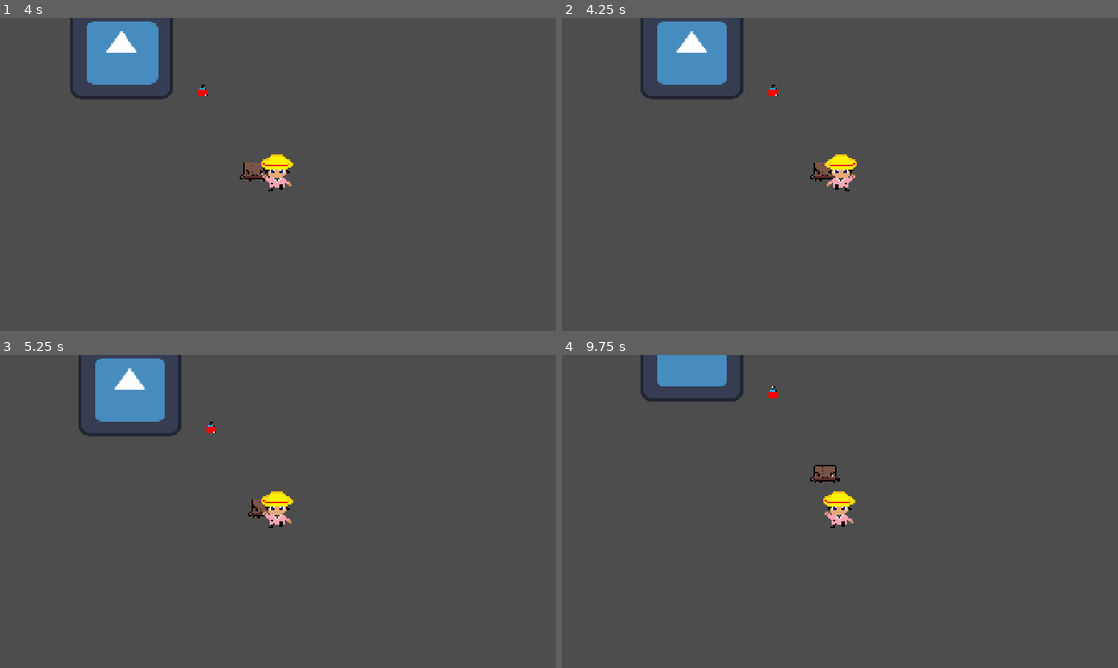
Above: before the commit, frames 1-4 (two rows, left to right).
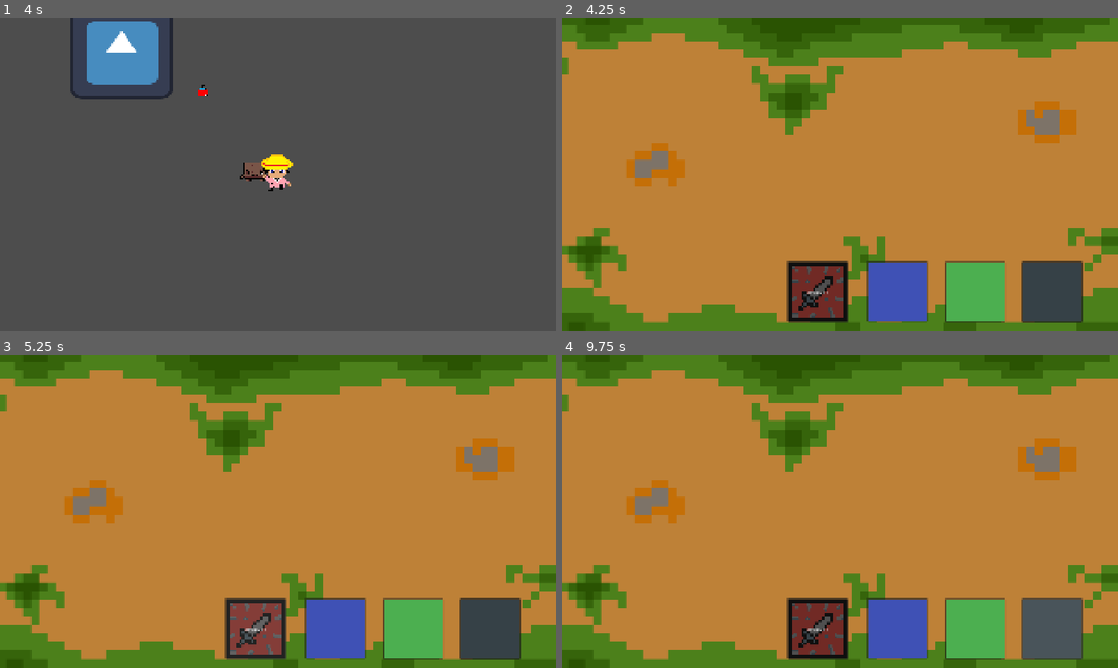
Above: after the commit, the same moments.

Repository: Poridaby/Pori-The-Game
Game: Godot game, scene res://scenes/décor_explo/Inser_ellenon.tscn
Two runs of this game, one before a commit and one after it. Both use one fixed random seed, a clock stepped at 60 frames per second and the inputs below. The engine's default icon, where the game draws it, is replaced by a stand-in: a white triangle on a blue panel in a dark square.
Inputs (mouse positions are in pixels of both pictures, inside the frame that each line leads up to):
- Up to frame 1 (4 s): tap Enter at 0.5 s; hold D (move_right) 0.53-1.28 s; tap Space (interact) every 0.75 s from 0.6 to 3.6 s; hold S (move_down) 1.28-2.03 s; hold D (move_right) 2.03-2.78 s; hold W (move_up) 2.78-3.53 s; hold A (move_left) from 3.53 s (still down)
- Up to frame 2 (4.25 s): keep holding A (move_left); tap T (debug) at 4.15 s
- Up to frame 3 (5.25 s): tap Space (interact) at 4.35 s; release A (move_left) at 5 s; click (255, 627) at 5.02 s
- Up to frame 4 (9.75 s): click (895, 627) at 5.77 s; click (973, 630) at 6.52 s; click (1051, 630) at 7.27 s; click (817, 630) at 8 s, where only the run after the commit has a clickable "attaque 1"; click (1051, 630) at 8.77 s; tap Space (interact) at 9.5, 9.6 s; hold S (move_down) from 9.53 s (still down)

Frame 1 is identical in both runs. In frame 2, 98% of the frame differs, in the area x 0-100%, y 0-100%; in frame 3, 98%; in frame 4, 98%.
Error before the commit: Invalid access to property or key 'ennemi_pricipal' on a base object of type 'Resource (combat_class)'. (res://script/combat/lancer_combat.gd:18)

Commit message:
zsdfghjkl

Diff:
--- a/pori-the-game/script/combat/lancer_combat.gd
+++ b/pori-the-game/script/combat/lancer_combat.gd
@@ -15,5 +15,5 @@
 	var scene = combat.scene
 	var nbr_ennemi = combat.nbr_ennemi
 	var region = combat.region
-	var ennemi_principal = combat.ennemi_pricipal
+	var ennemi_principal = combat.ennemi_principal
 	return [scene, nbr_ennemi, region, ennemi_principal]
--- a/pori-the-game/script/persos_script/Tonar.gd
+++ b/pori-the-game/script/persos_script/Tonar.gd
@@ -40,8 +40,9 @@
 	:comportement: déplacement du personnage lors de l'utilisation des touches
 	"""
 	if Input.is_action_just_pressed("debug"):
-		var scene = LancerCombat.recup_infos(0)
-		get_tree().change_scene_to_packed(scene)
+		var combat = LancerCombat.recup_infos(0)
+		print(combat)
+		get_tree().change_scene_to_packed(combat[0])
 
 	# Assigne 1 velocité par touches
 	var vel = Vector2.ZERO
